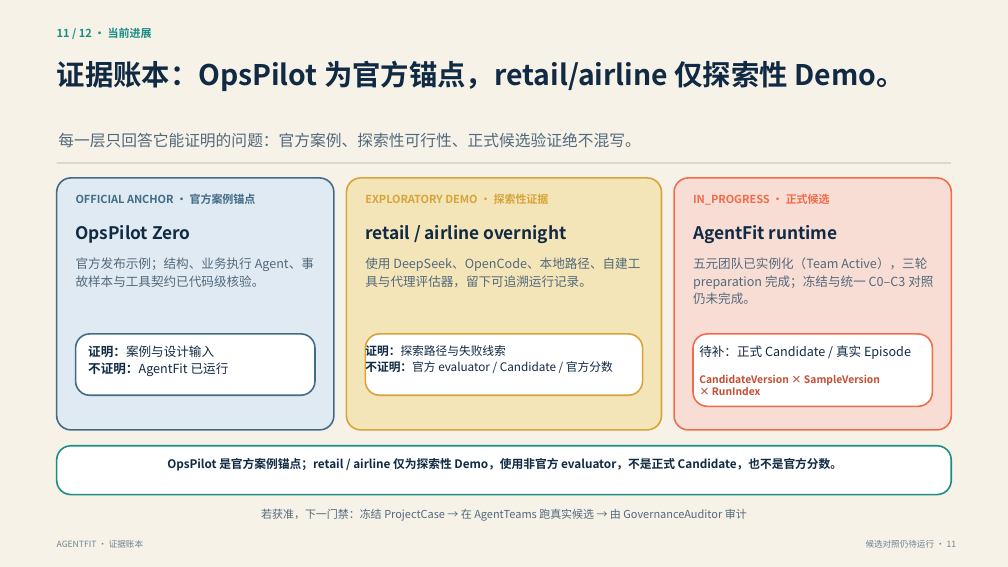
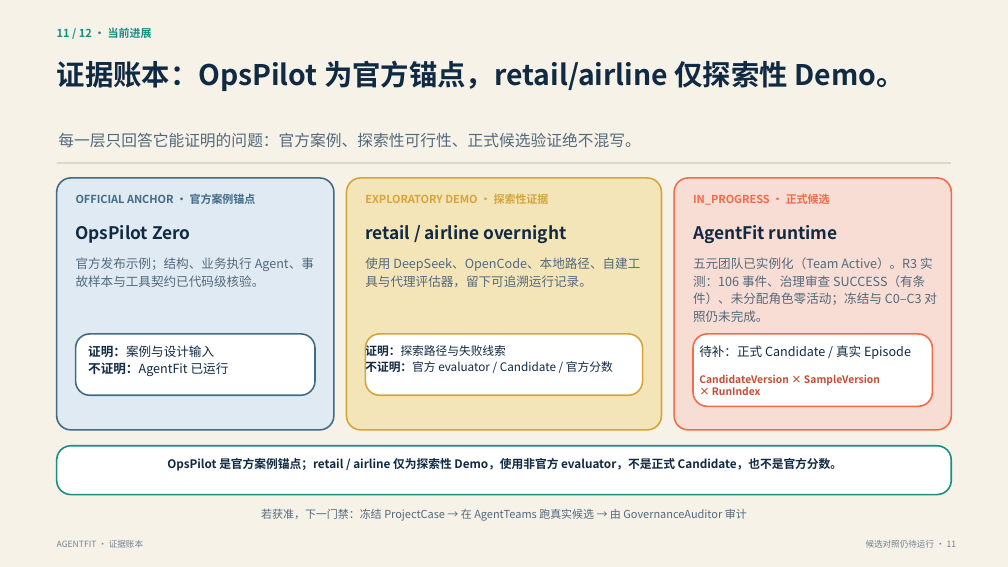
Before and after one commit to kailiangshang/agentfit, a slide deck: slide 11 of competition/2026-08-15/submission/agentfit-submission.pptx. Drawn at 1008x567 pixels with LibreOffice and Linux fonts; fonts in the diff are those of the drawing. Boxes give left, top, right and bottom in pixels: in the first picture for what was removed or moved away, otherwise in the second. Text is boxed around its words. In the diff, an @@ line names an element or a change of style, - is before the commit and + after.

```diff
--- a/competition/2026-08-15/submission/agentfit-submission.pptx
+++ b/competition/2026-08-15/submission/agentfit-submission.pptx
@@ text at <box>693,257,937,322</box>: text changed @@
-五元团队已实例化（Team Active），三轮 preparation 完成；冻结与统一 C0–C3 对照仍未完成。
+五元团队已实例化（Team Active）。R3 实测：106 事件、治理审查 SUCCESS（有条件）、未分配角色零活动；冻结与 C0–C3 对照仍未完成。
```
Also in this commit, not shown: 3 other slides changed, 8 other files.
